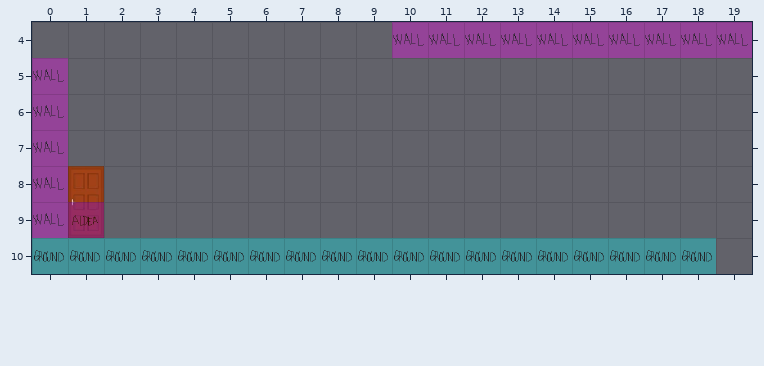
An edit to a level. Tiled map, Project II/Output/Assets/Maps/Map_OasisdelFaraon.tmx. That is the earlier state.
Cells are 64x64 px. Shown: x 0..19, y 4..10. The old version is drawn lined up with the new one.
The result:
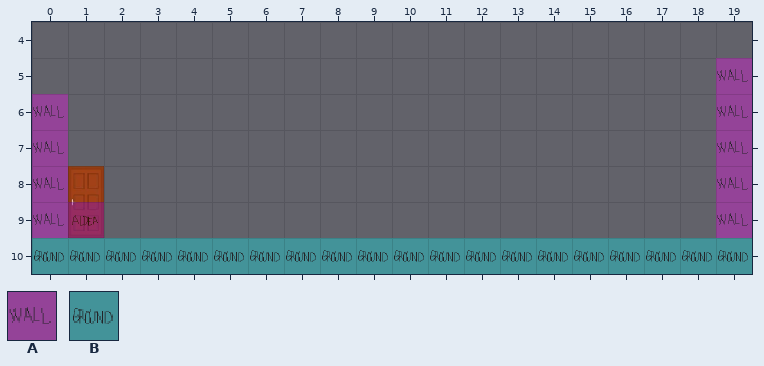
Key: from "MapMetadata": A 2, B 3.
_ is an empty cell.
See-through tiles are keyed as they look on the map.
Difference:
{"change": "everything moved by +0,-1 cells (the old picture is shown already moved)"}
{"where": "layer \"Collisions\""}
{"y":4,"x":10,"old":"AAAAAAAAAA","new":"__________"}
{"y":5,"x":0,"old":"A","new":"_"}
{"y":5,"x":19,"old":"_","new":"A"}
{"y":6,"x":19,"old":"_","new":"A"}
{"y":7,"x":19,"old":"_","new":"A"}
{"y":8,"x":19,"old":"_","new":"A"}
{"y":9,"x":19,"old":"_","new":"A"}
{"y":10,"x":19,"old":"_","new":"B"}
{"label":"changed","picture_box":[392,22,752,274]}
{"label":"removed","picture_box":[32,58,68,94]}
